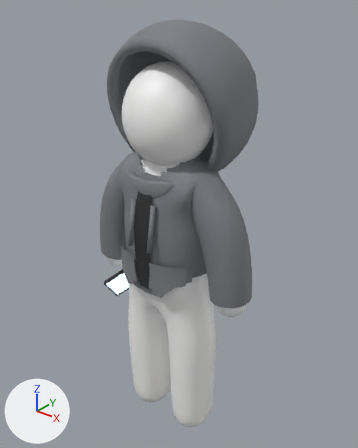
An edit to the FBX model assets/zp_character_rigged.fbx, drawn before and after from the same camera.
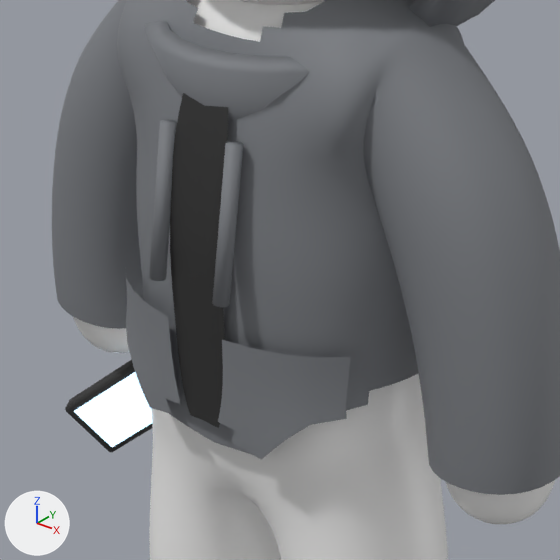
There are two pictures of each version: one whole from a camera (50 mm lens) standing at (0.628, -0.752, 1.056) and looking at (-0.027, 0.067, 0.548), one close up on the part from 24% to 69% of the width and 37% to 73% of the height. Arrows for +X, +Y and +Z are at lower left; the lights stay in place. The older version's two pictures come first. Where no turn or scale is listed for an object, it has been applied to the vertices.

Before the edit, the objects in view are built like this:
```python
me_pr_phone = bpy.data.meshes.new('PR_Phone')
me_pr_phone.from_pydata(...)  # 60 vertices, 55 faces; spans x -0.051..0.051, y -0.0261..0.0261, z -0.0511..0.0511
# faces by material slot: [54, 1]
me_pr_phone.materials.append(mat_aj_dark)  # black #2e2e2e
me_pr_phone.materials.append(mat_zp_screen)  # blue #bfe6ff, glowing blue #bfe6ff
me_zp_character = bpy.data.meshes.new('ZP_Character')
me_zp_character.from_pydata(...)  # 10944 vertices, 10823 faces; spans x -0.208..0.208, y -0.102..0.239, z 0.035..0.994
# faces by material slot: [6816, 3961, 46]
me_zp_character.materials.append(mat_mc_white)  # white #fafaf9
me_zp_character.materials.append(mat_zp_hoodie)  # grey #7c7f84
me_zp_character.materials.append(mat_aj_dark)  # black #2e2e2e
ob_pr_phone = bpy.data.objects.new('PR_Phone', me_pr_phone)
ob_pr_phone.location = (-0.1569, 0.002, 0.3722)
ob_zp_character = bpy.data.objects.new('ZP_Character', me_zp_character)
ob_zp_character.location = (0.0, 0.0, 0.0)
```
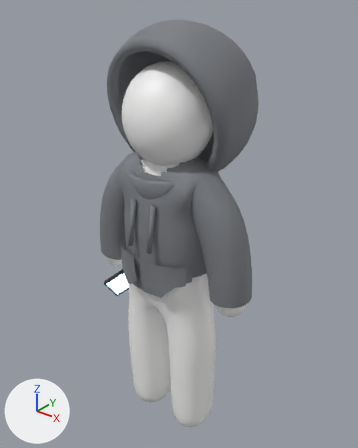
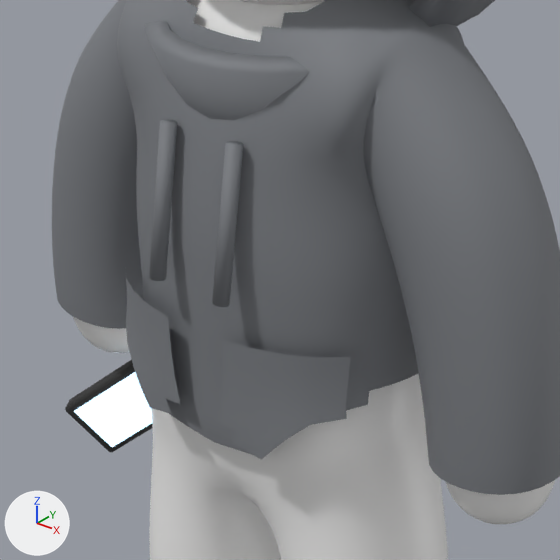
What differs and where, as boxes (x1, y1, x2, y2) in the close-ups (560 x 560 px):
part 1 of me_zp_character, deleted (black): before (170, 93, 228, 428)

What the commit changed:
me_zp_character is used by ob_zp_character; location (0.0, 0.0, 0.0).
me_zp_character had 10944 vertices, 10823 faces and spanned x -0.208..0.208, y -0.102..0.239, z 0.035..0.994.
me_zp_character now has 10872 vertices, 10777 faces and spans x -0.208..0.208, y -0.102..0.239, z 0.035..0.994.
me_zp_character part 1: the loose piece of 72 vertices spanning x -0.021..0.021, y -0.091..-0.071, z 0.462..0.698 is deleted.
Other edits to the shape of me_zp_character do not show in these pictures.
me_zp_character no longer uses material mat_aj_dark (black #2e2e2e).
